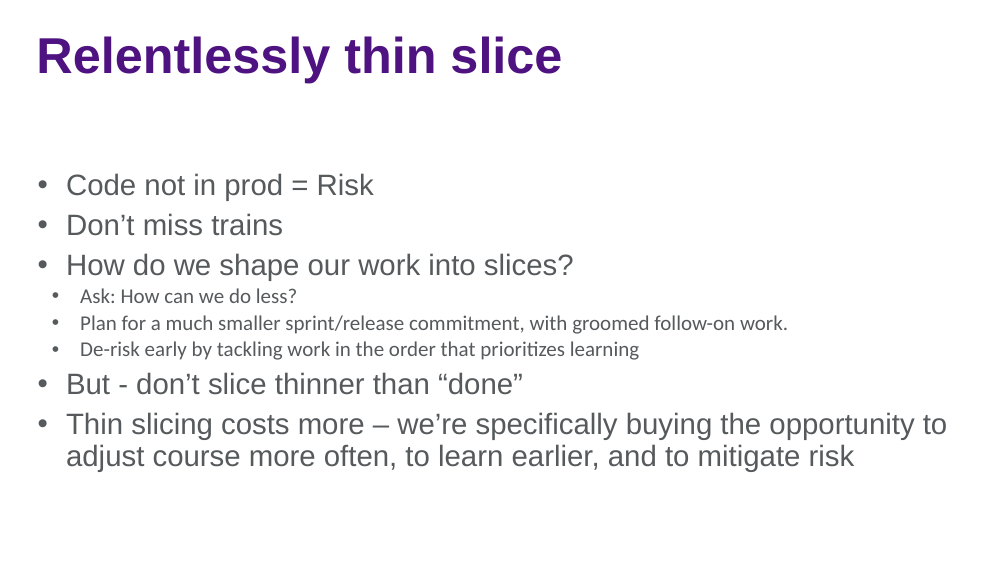
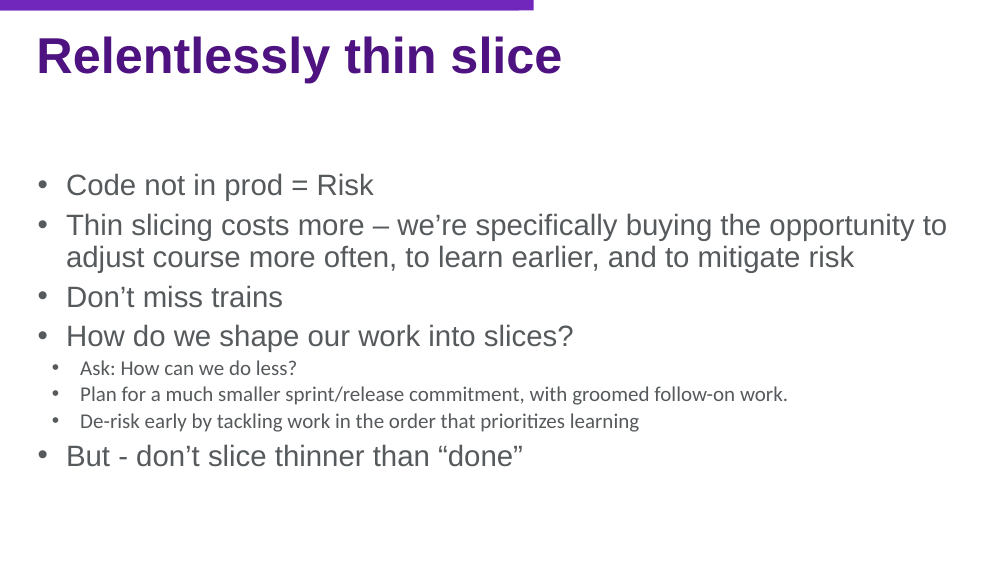
Before and after one commit to jasonjwood/presentations, a slide deck: slide 17 of InFusion2016 - Getting It Done - Jason Wood.pptx (slide 19 before the commit). Drawn at 1008x567 pixels with LibreOffice and Linux fonts; fonts in the diff are those of the drawing; background and template pictures are left out. Boxes give left, top, right and bottom in pixels: in the first picture for what was removed or moved away, otherwise in the second. Text is boxed around its words. In the diff, an @@ line names an element or a change of style, - is before the commit and + after.

```diff
--- a/InFusion2016 - Getting It Done - Jason Wood.pptx
+++ b/InFusion2016 - Getting It Done - Jason Wood.pptx
@@ rectangle added at (0, 0, 534, 11), fill #7227BC @@
@@ rectangle added at (0, 0, 520, 11), fill #7227BC @@
@@ text at (66, 213, 947, 273): paragraph added @@
+• Thin slicing costs more – we’re specifically buying the opportunity to adjust course more often, to learn earlier, and to mitigate risk
@@ text at (66, 412, 947, 472): paragraph removed @@
-• Thin slicing costs more – we’re specifically buying the opportunity to adjust course more often, to learn earlier, and to mitigate risk
```
Also in this commit, not shown: 29 other slides changed, 2 slides added, 5 slides removed.
